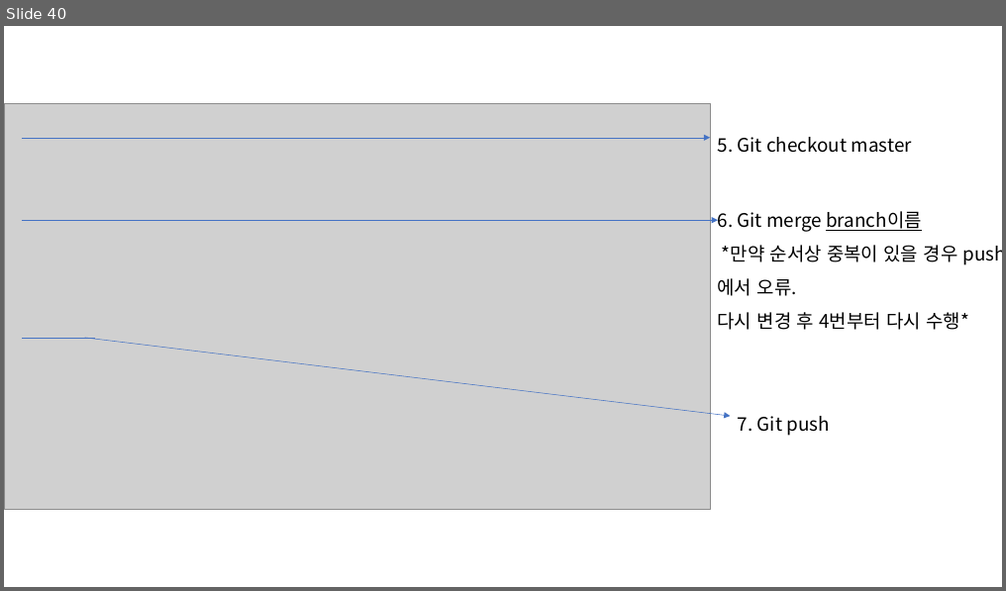
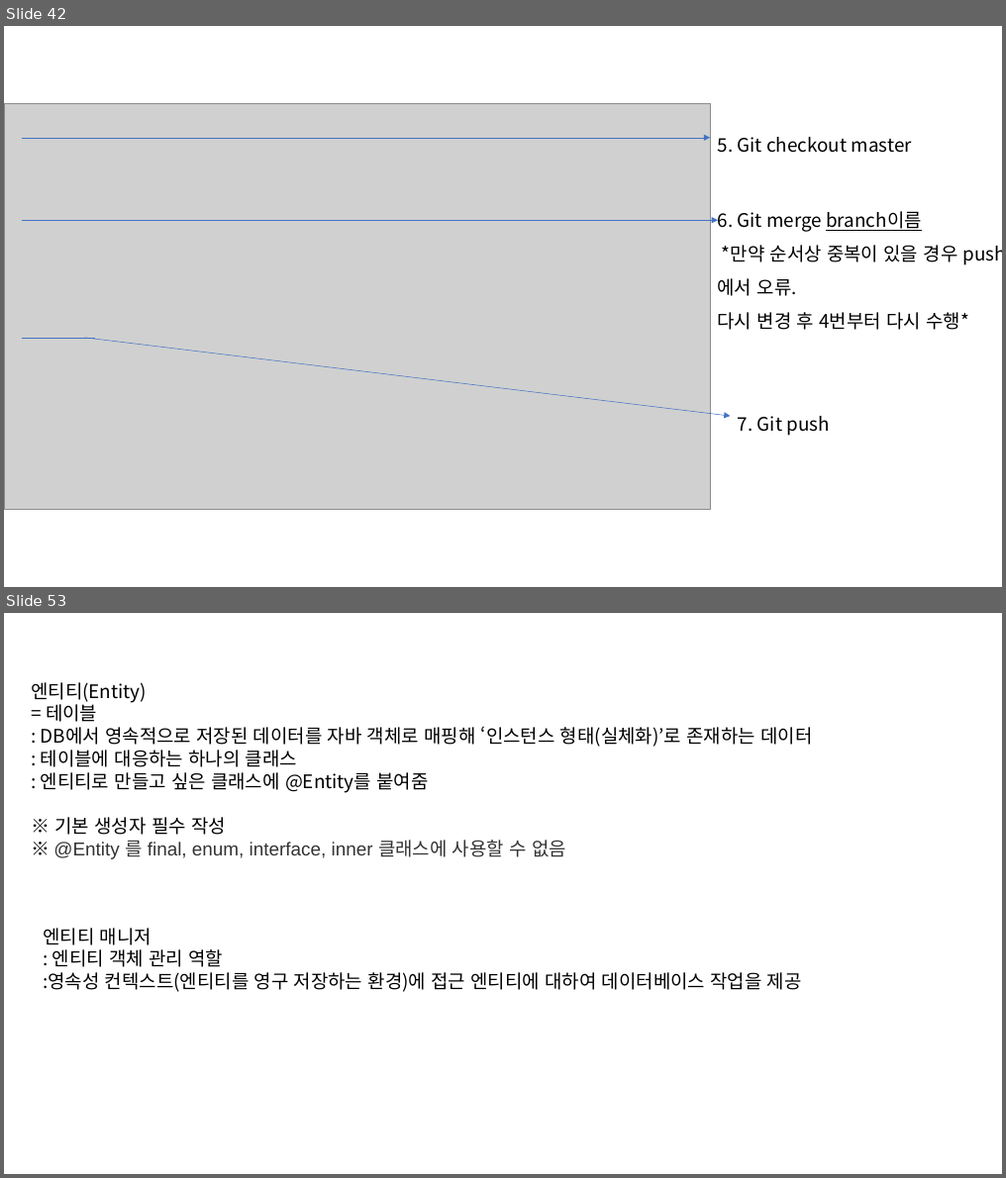
Before and after one commit to yunju94/know, a slide deck: know.pptx. Shown one above the other, each under a label of ours: slide 40 before the commit, slides 42 and 53 after it; the slides between them are not shown. The pictures are 1006x591 and 1006x1178 pixels, drawn with LibreOffice and Linux fonts; fonts in the diff are those of the drawing; grey boxes stand for pictures. Boxes give left, top, right and bottom in pixels: in the first picture for what was removed or moved away, otherwise in the second. Text is boxed around its words. In the diff, an @@ line names an element or a change of style, - is before the commit and + after.

```diff
--- a/know.pptx
+++ b/know.pptx
@@ slide 53 added at [4,613,1002,1174], background #FFFFFF @@
@@ text added at [31,682,812,860], 18 pt, text #000000 @@
+엔티티(Entity)
+= 테이블
+: DB에서 영속적으로 저장된 데이터를 자바 객체로 매핑해 ‘인스턴스 형태(실체화)’로 존재하는 데이터
+: 테이블에 대응하는 하나의 클래스
+: 엔티티로 만들고 싶은 클래스에 @Entity를 붙여줌
+※ 기본 생성자 필수 작성
+※ @Entity 를 final, enum, interface, inner 클래스에 사용할 수 없음
@@ text added at [43,928,802,992], 18 pt, text #000000 @@
+엔티티 매니저
+: 엔티티 객체 관리 역할
+:영속성 컨텍스트(엔티티를 영구 저장하는 환경)에 접근 엔티티에 대하여 데이터베이스 작업을 제공
@@ what was slide 40 is now slide 42 @@
```
Also in this commit, not shown: 3 slides changed, 88 other slides added, 5 slides removed, 1 other file.
